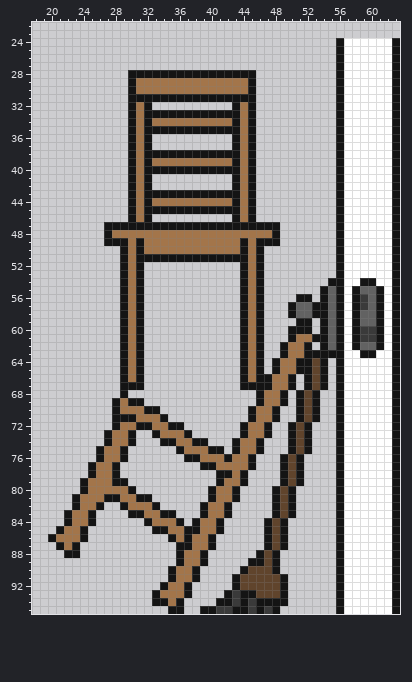
Two states of a sprite sheet, Assets/Graphic/ExitDoorRight.png. This is how it looked before the edit.
The file is 64x96 pixels. Shown: x 18..63, y 22..95.
After:
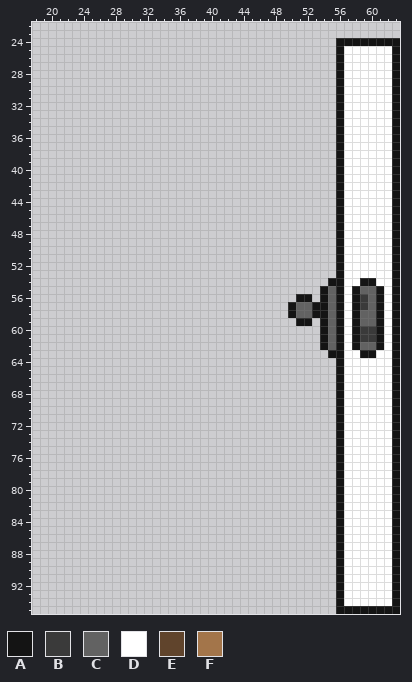
Palette (. is transparent): A #141414  B #3a3a3a  C #626262  D #ffffff  E #60442c  F #a3754a
Difference:
Changed rows in their new state; - is an unchanged pixel.
first column x 57:
24 AAAAAA
first column x 20:
28 ----------................-----------------
29 ----------................-----------------
30 ----------................-----------------
31 ----------................-----------------
32 ----------...----------...-----------------
33 ----------................-----------------
34 ----------................-----------------
35 ----------................-----------------
36 ----------...----------...-----------------
37 ----------...----------...-----------------
38 ----------................-----------------
39 ----------................-----------------
40 ----------................-----------------
41 ----------...----------...-----------------
42 ----------...----------...-----------------
43 ----------................-----------------
44 ----------................-----------------
45 ----------................-----------------
46 ----------...----------...-----------------
47 -------......................--------------
48 -------......................--------------
49 -------......................--------------
50 ---------..................----------------
51 ---------..................----------------
52 ---------...------------...----------------
53 ---------...------------...----------------
54 ---------...------------...----------------
55 ---------...------------...----------------
56 ---------...------------...----------------
57 ---------...------------...----------------
58 ---------...------------...----------------
59 ---------...------------...----------------
60 ---------...------------...---...----------
61 ---------...------------...---....---------
62 ---------...------------...--....----------
63 ---------...------------...--......--------
64 ---------...------------...-.......--------
65 ---------...------------...-.......--------
66 ---------...------------.......-...--------
67 ---------...------------.......-...--------
68 ---------.----------------....-...---------
69 --------....--------------....-...---------
70 --------......-----------....--...---------
71 --------.......----------....--...---------
72 --------.........-------....--...----------
73 -------....--.....------....--...----------
74 -------....---......---....---...----------
75 ------....------......-....---...----------
76 ------....-------.........---...-----------
77 -----....----------.......---...-----------
78 -----....------------....----...-----------
79 ----......-----------....----...-----------
80 ----.......---------....----...------------
81 ---..........-------....----...------------
82 ---....--.....-----....-----...------------
83 --....----......---....-----...------------
84 --....------.....-....-----...-------------
85 -....--------.........-----...-------------
86 .....----------......------...-------------
87 -...------------.....------...-------------
88 --..------------....------...--------------
89 ----------------....-----....--------------
90 ---------------....-----.....--------------
91 ---------------....----.......-------------
92 --------------....-----.......-------------
93 -------------.....----........-------------
94 -------------....----.........-------------
95 ---------------..--..........--------AAAAAA
Pixel boxes of the changes (left, top, right, bottom) in both pictures:
changed: (344, 38, 392, 46)
erased: (48, 70, 328, 614)
changed: (344, 606, 392, 614)
